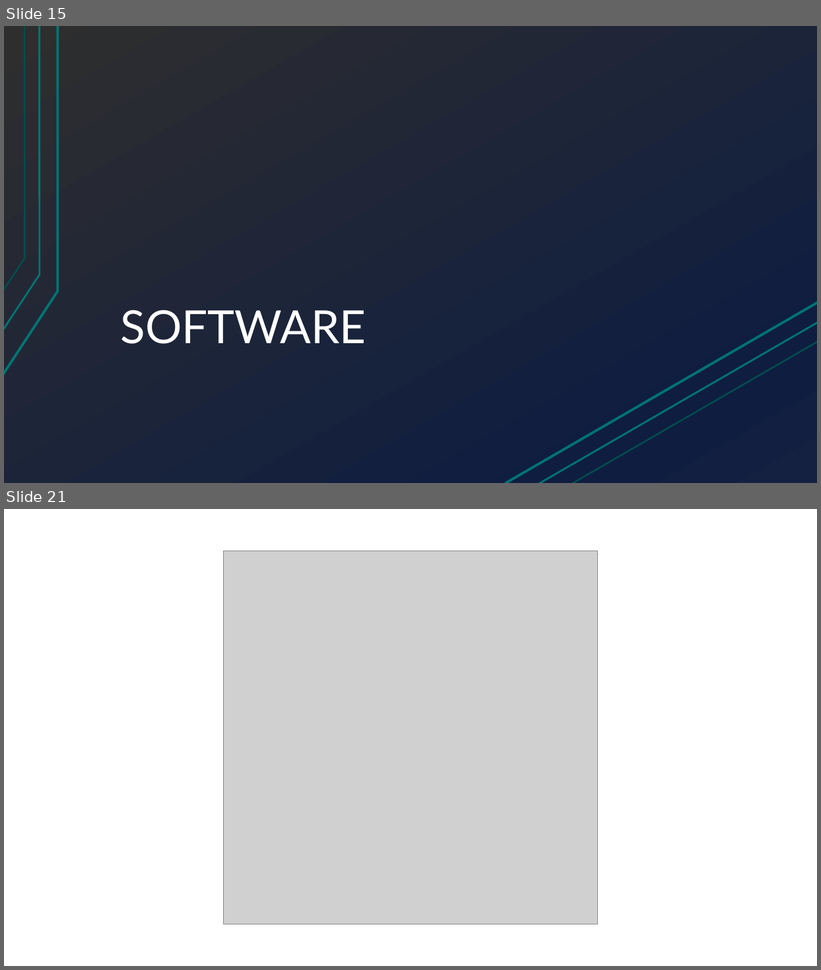
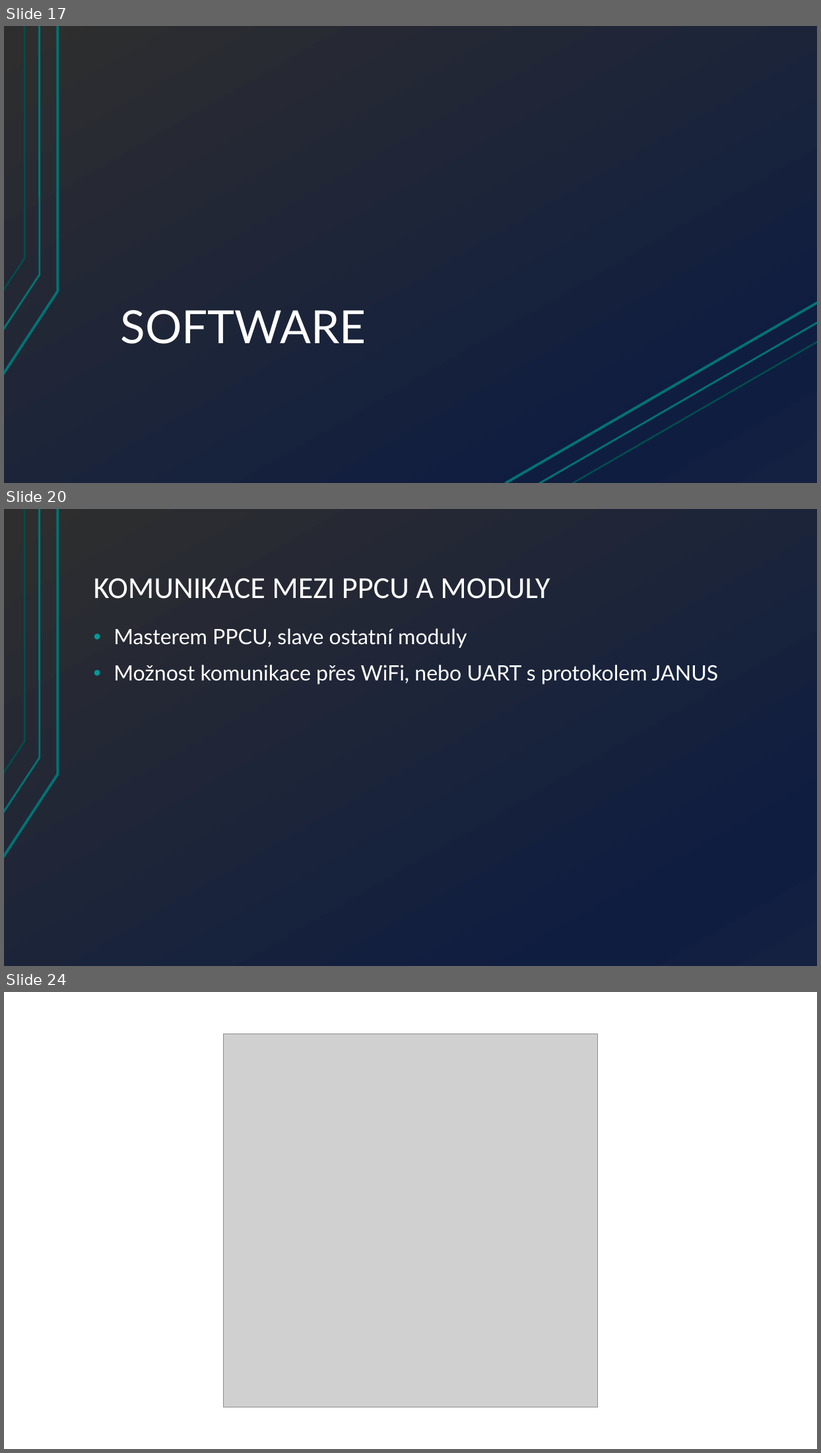
Before and after one commit to Hellpetros/SOC-2020-TEXT, a slide deck: PRESENTATION/SOČ-2020-PREZENTACE-ŠKOLNÍ_KOLO/ŠKOLNÍ KOLO.pptx. Shown one above the other, each under a label of ours: slides 15 and 21 before the commit, slides 17, 20 and 24 after it; the slides between them are not shown. The pictures are 821x970 and 821x1453 pixels, drawn with LibreOffice and Linux fonts; fonts in the diff are those of the drawing; grey boxes stand for pictures. Boxes give left, top, right and bottom in pixels: in the first picture for what was removed or moved away, otherwise in the second. Text is boxed around its words. In the diff, an @@ line names an element or a change of style, - is before the commit and + after.

```diff
--- a/PRESENTATION/SOČ-2020-PREZENTACE-ŠKOLNÍ_KOLO/ŠKOLNÍ KOLO.pptx
+++ b/PRESENTATION/SOČ-2020-PREZENTACE-ŠKOLNÍ_KOLO/ŠKOLNÍ KOLO.pptx
@@ slide 20 added at [4,509,817,966], background gradient #2E2E2E to #0F1D41 to #142242; not listed: 3 template elements that a slide beside it also shows @@
@@ title added at [94,578,550,599], 36 pt, text #FFFFFF @@
+KOMUNIKACE MEZI PPCU A MODULY
@@ text added at [114,628,718,685], 25 pt, text #FFFFFF @@
+• Masterem PPCU, slave ostatní moduly
+• Možnost komunikace přes WiFi, nebo UART s protokolem JANUS
@@ what was slide 15 is now slide 17 @@
@@ what was slide 21 is now slide 24 @@
```
Also in this commit, not shown: 8 slides changed, 6 other slides added, 5 slides removed, 9 other files.
